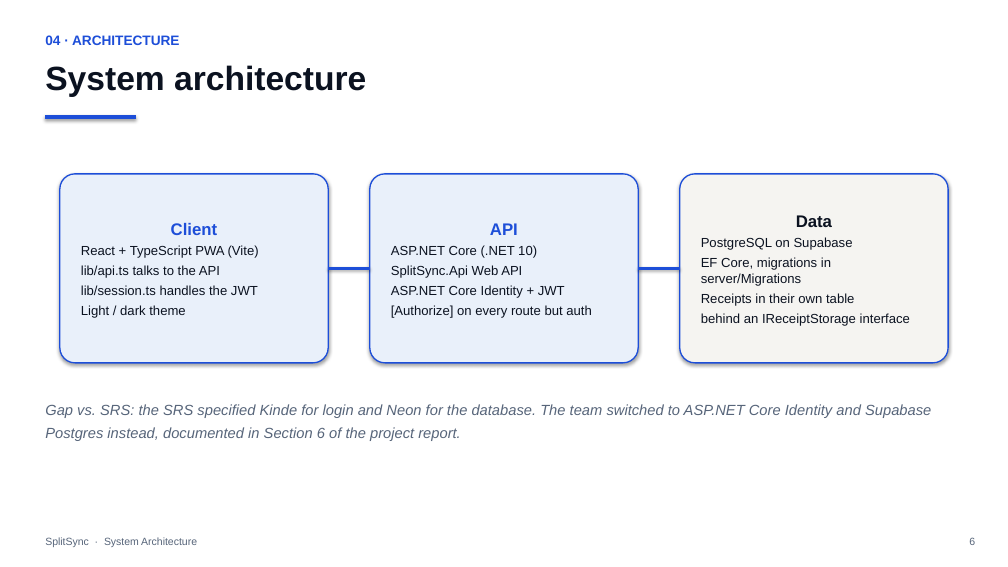
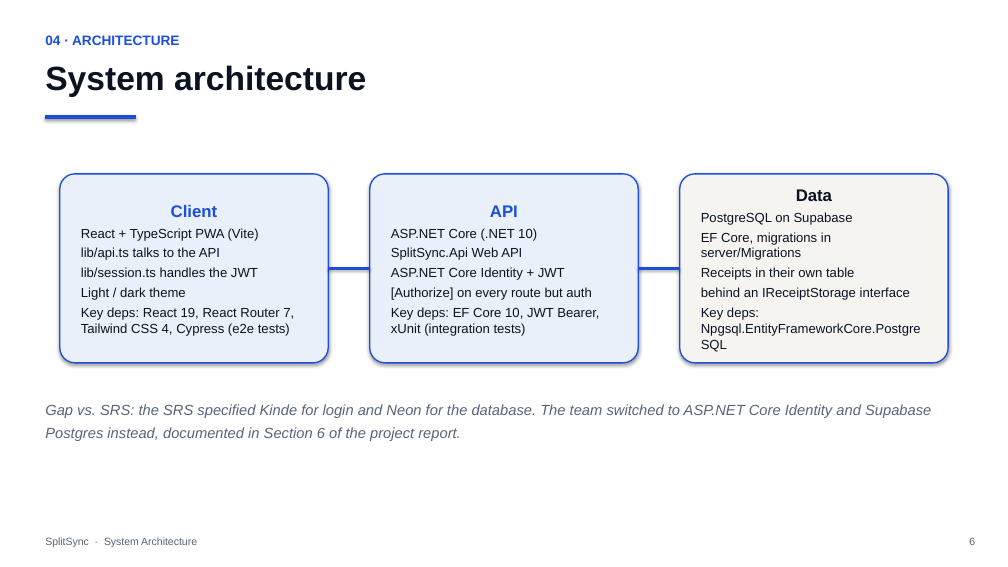
Before and after one commit to ams-sth/group01_software_project, a slide deck: slide 6 of Documentation/SplitSync_Presentation.pptx. Drawn at 1008x567 pixels with LibreOffice and Linux fonts; fonts in the diff are those of the drawing. Boxes give left, top, right and bottom in pixels: in the first picture for what was removed or moved away, otherwise in the second. Text is boxed around its words. In the diff, an @@ line names an element or a change of style, - is before the commit and + after.

```diff
--- a/Documentation/SplitSync_Presentation.pptx
+++ b/Documentation/SplitSync_Presentation.pptx
@@ text in rounded rectangle at <box>81,307,294,336</box>: paragraph added @@
+Key deps: React 19, React Router 7, Tailwind CSS 4, Cypress (e2e tests)
@@ text in rounded rectangle at <box>391,307,599,336</box>: paragraph added @@
+Key deps: EF Core 10, JWT Bearer, xUnit (integration tests)
@@ text in rounded rectangle at <box>701,307,921,336</box>: paragraph added @@
+Key deps: Npgsql.EntityFrameworkCore.PostgreSQL
```
Also in this commit, not shown: 2 other slides changed, 1 other file.
